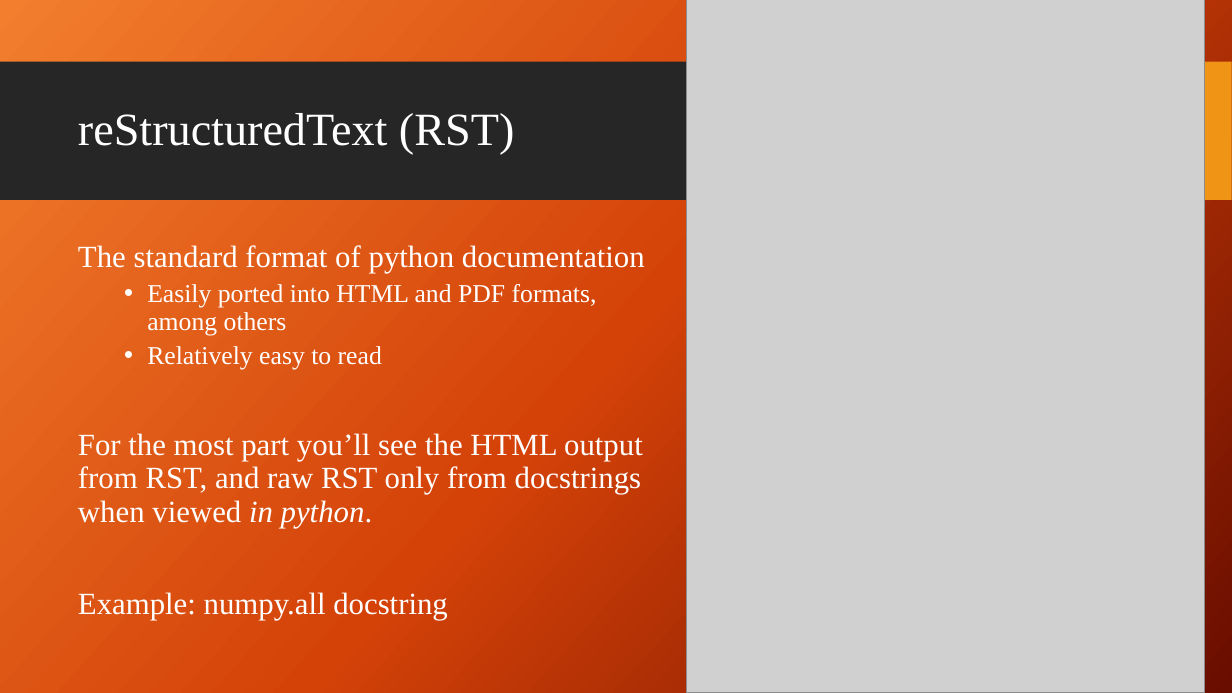
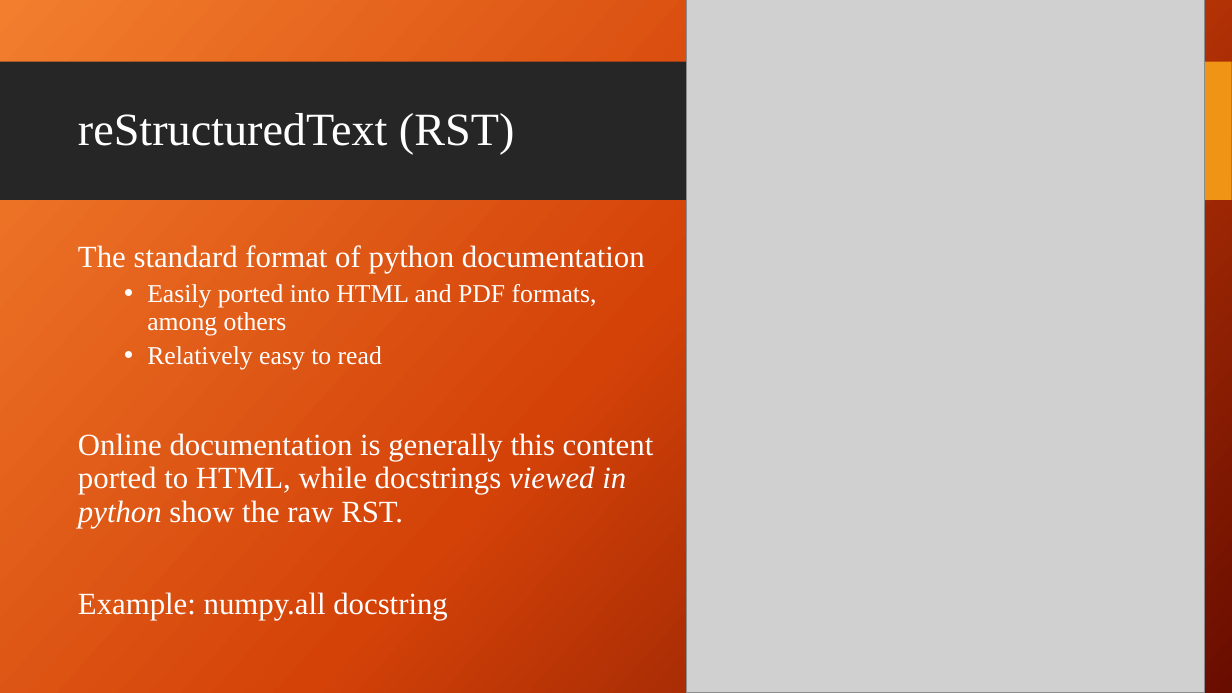
Before and after one commit to giganano/PythonBootcamp, a slide deck: slide 3 of slides/rst.pptx (slide 2 before the commit). Drawn at 1232x693 pixels with LibreOffice and Linux fonts; fonts in the diff are those of the drawing; grey boxes stand for pictures; background and template pictures are left out. Boxes give left, top, right and bottom in pixels: in the first picture for what was removed or moved away, otherwise in the second. Text is boxed around its words. In the diff, an @@ line names an element or a change of style, - is before the commit and + after.

Commit message:
slides: review and documentation

```diff
--- a/slides/rst.pptx
+++ b/slides/rst.pptx
@@ text at <box>78,433,654,528</box>: text changed @@
-For the most part you’ll see the HTML output from RST, and raw RST only from docstrings when viewed in python.
+Online documentation is generally this content ported to HTML, while docstrings viewed in python show the raw RST.
```
Also in this commit, not shown: 3 other slides changed, 1 slide added, 18 other files.
